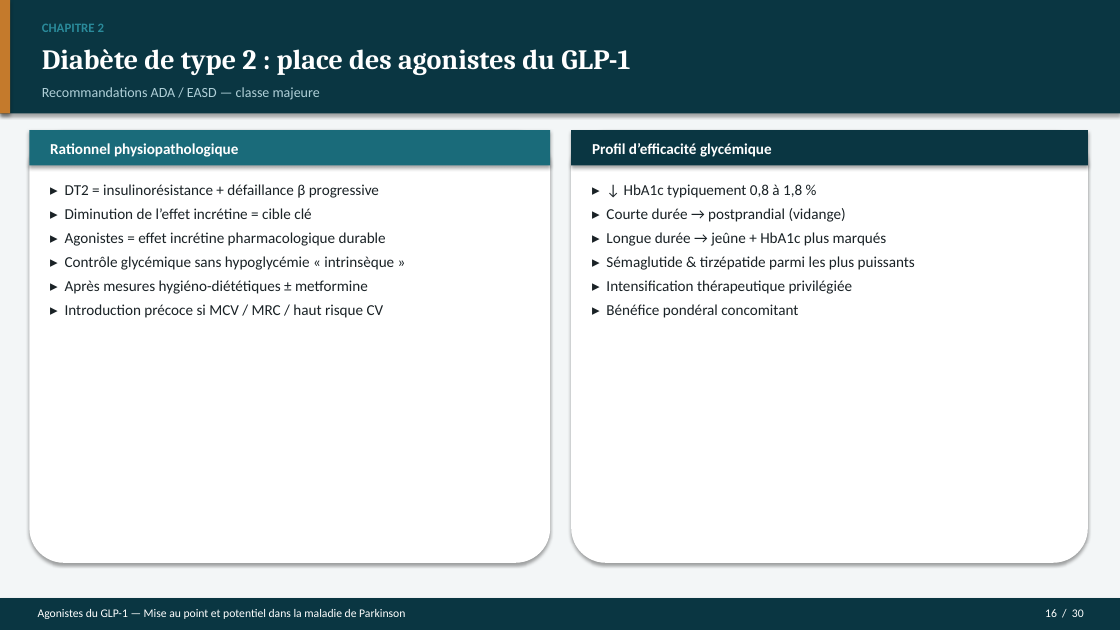
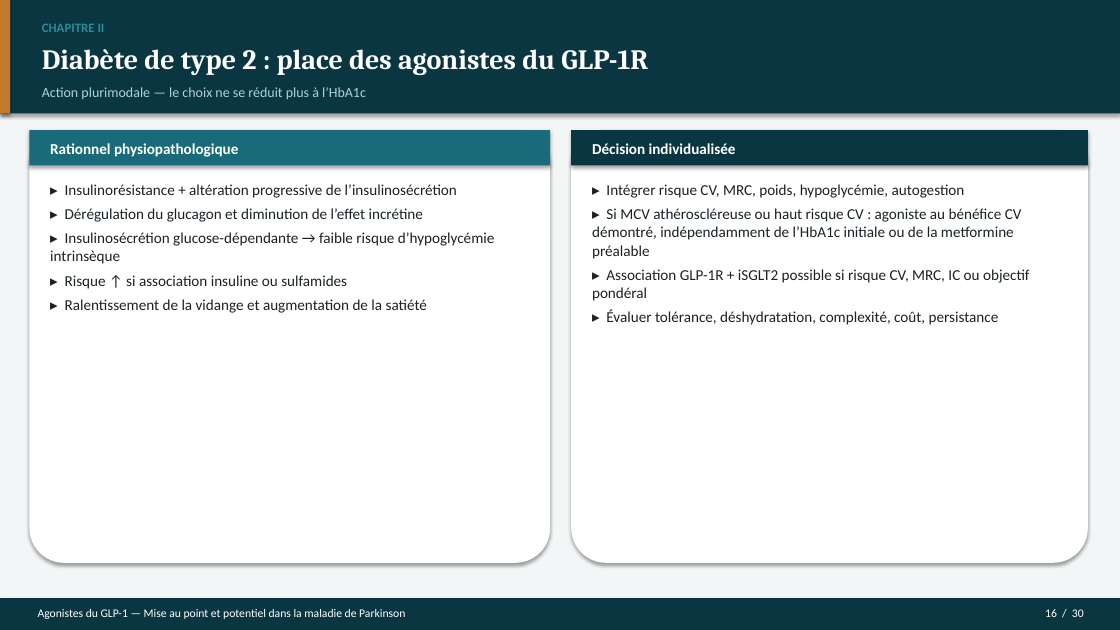
Before and after one commit to Mashtal-Platform/mashtal-platform, a slide deck: slide 16 of docs/presentation/Soutenance_GLP1_Parkinson.pptx. Drawn at 1120x630 pixels with LibreOffice and Linux fonts; fonts in the diff are those of the drawing. Boxes give left, top, right and bottom in pixels: in the first picture for what was removed or moved away, otherwise in the second. Text is boxed around its words. In the diff, an @@ line names an element or a change of style, - is before the commit and + after.

```diff
--- a/docs/presentation/Soutenance_GLP1_Parkinson.pptx
+++ b/docs/presentation/Soutenance_GLP1_Parkinson.pptx
@@ text at (42, 24, 105, 32): text changed @@
-CHAPITRE 2
+CHAPITRE II
@@ text at (42, 49, 648, 75): text changed @@
-Diabète de type 2 : place des agonistes du GLP-1
+Diabète de type 2 : place des agonistes du GLP-1R
@@ text at (42, 87, 366, 99): text changed @@
-Recommandations ADA / EASD — classe majeure
+Action plurimodale — le choix ne se réduit plus à l’HbA1c
@@ text at (592, 143, 736, 154): text changed @@
-Profil d’efficacité glycémique
+Décision individualisée
@@ text at (50, 184, 494, 313): text changed @@
-▸ DT2 = insulinorésistance + défaillance β progressive
-▸ Diminution de l’effet incrétine = cible clé
-▸ Agonistes = effet incrétine pharmacologique durable
-▸ Contrôle glycémique sans hypoglycémie « intrinsèque »
-▸ Après mesures hygiéno-diététiques ± metformine
-▸ Introduction précoce si MCV / MRC / haut risque CV
+▸ Insulinorésistance + altération progressive de l’insulinosécrétion
+▸ Dérégulation du glucagon et diminution de l’effet incrétine
+▸ Insulinosécrétion glucose-dépendante → faible risque d’hypoglycémie intrinsèque
+▸ Risque ↑ si association insuline ou sulfamides
+▸ Ralentissement de la vidange et augmentation de la satiété
@@ text at (592, 184, 1030, 325): text changed @@
-▸ ↓ HbA1c typiquement 0,8 à 1,8 %
-▸ Courte durée → postprandial (vidange)
-▸ Longue durée → jeûne + HbA1c plus marqués
-▸ Sémaglutide & tirzépatide parmi les plus puissants
-▸ Intensification thérapeutique privilégiée
-▸ Bénéfice pondéral concomitant
+▸ Intégrer risque CV, MRC, poids, hypoglycémie, autogestion
+▸ Si MCV athéroscléreuse ou haut risque CV : agoniste au bénéfice CV démontré, indépendamment de l’HbA1c initiale ou de la metformine préalable
+▸ Association GLP-1R + iSGLT2 possible si risque CV, MRC, IC ou objectif pondéral
+▸ Évaluer tolérance, déshydratation, complexité, coût, persistance
```
Also in this commit, not shown: 19 other slides changed, 10 slides added, 10 slides removed, 7 other files.
